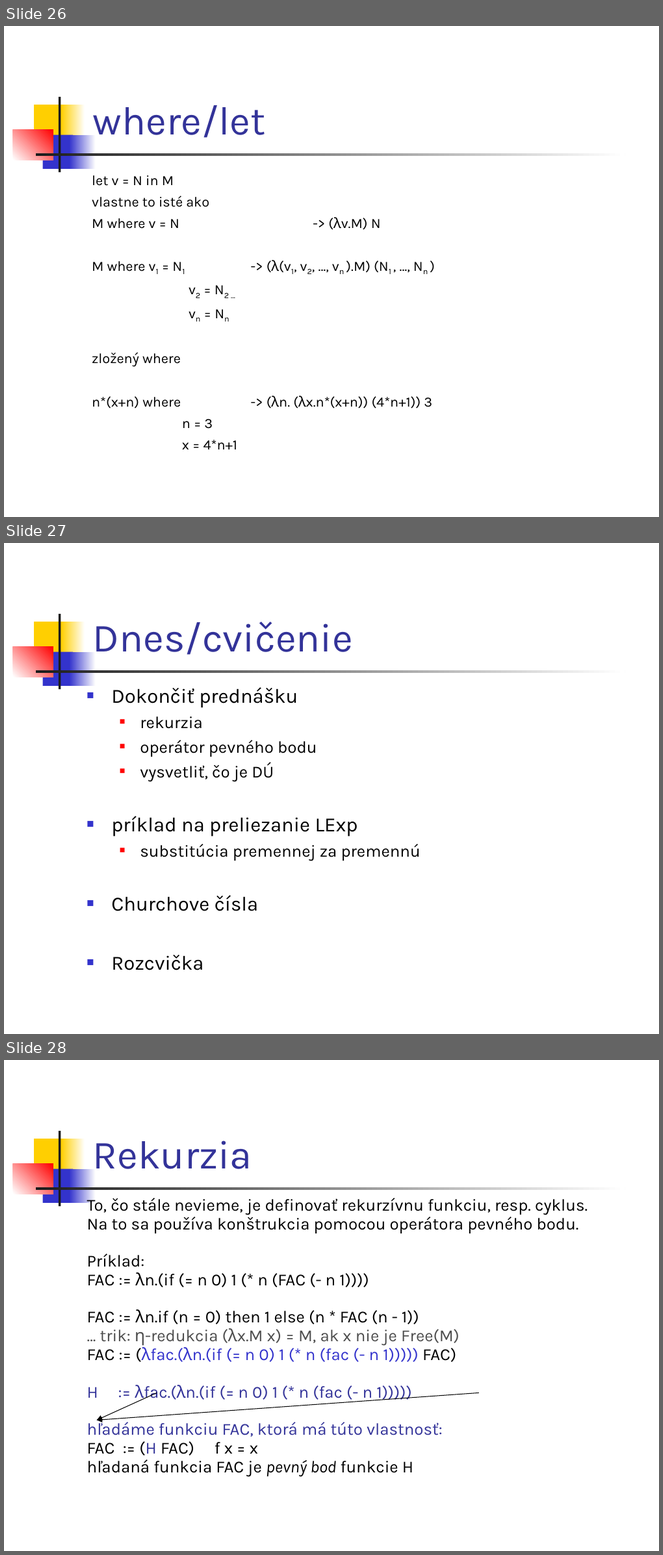
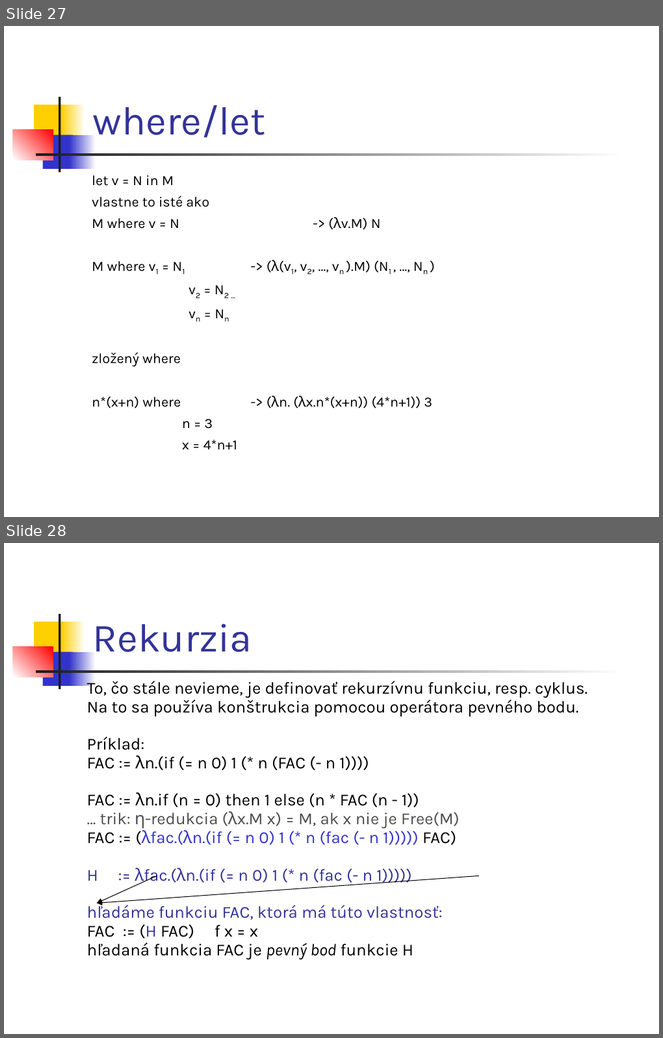
Before and after one commit to Funkcionalne/Prednasky, a slide deck: 06/06_fpro.ppt. Shown one above the other, each under a label of ours: slides 26, 27 and 28 before the commit, slides 27 and 28 after it. The pictures are 663x1555 and 663x1038 pixels, drawn with LibreOffice and Linux fonts; fonts in the diff are those of the drawing. Boxes give left, top, right and bottom in pixels: in the first picture for what was removed or moved away, otherwise in the second. Text is boxed around its words. In the diff, an @@ line names an element or a change of style, - is before the commit and + after.

```diff
--- a/06/06_fpro.ppt
+++ b/06/06_fpro.ppt
@@ slide 27 removed at box(4, 543, 659, 1034), background #FFFFFF; not listed: 7 template elements that a slide beside it also shows @@
@@ title removed at box(93, 622, 353, 655) @@
-Dnes/cvičenie
@@ text removed at box(111, 687, 421, 971) @@
-■ Dokončiť prednášku
-  ■ rekurzia
-  ■ operátor pevného bodu
-  ■ vysvetliť, čo je DÚ
-■ príklad na preliezanie LExp
-  ■ substitúcia premennej za premennú
-■ Churchove čísla
-■ Rozcvička
@@ what was slide 26 is now slide 27 @@
```
Also in this commit, not shown: 5 slides changed, 1 slide added, 1 other slide removed, 3 other files.
